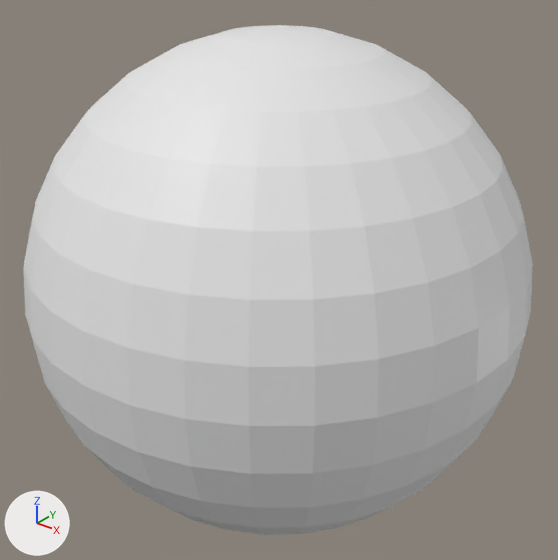
The OBJ model DirectXGame/Resources/sky/sky.obj as it was, and as the next commit left it.
Before and after are seen from a 50 mm lens placed at (1.801, -2.245, 1.393), pointed at (0.003, 0.002, 0.0). The lights are fixed; the arrows at lower left show +X, +Y and +Z. Where no turn or scale is listed for an object, it has been applied to the vertices.

Names of what the first picture shows: '球'.
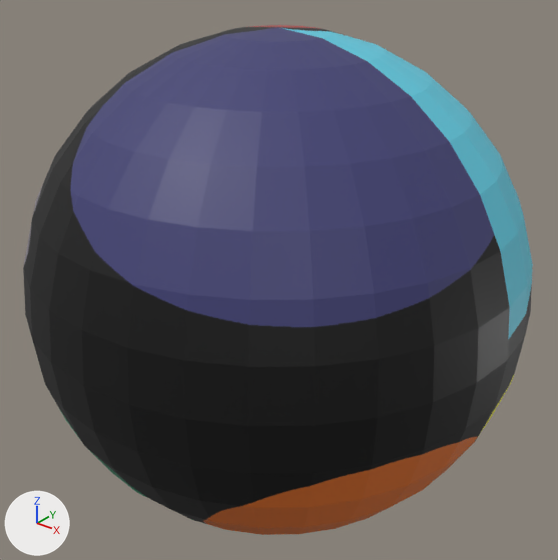
Changed parts and their boxes [x1, y1, x2, y2] in the pictures (558 x 560 px):
'球', recoloured: [23, 25, 533, 535] in both

The change, as a list of edits to the scene's bpy script:
```text
Add img_sky_png:
    img_sky_png = load_image('sky.png', 'sky.png', 1280, 1280, 'sRGB')
Add mat_マテリアル:
    mat_マテリアル = principled_material('マテリアル')
    mat_マテリアル.texture = img_sky_png
Change me_球:
    where me_球.from_pydata(...)  # 482 vertices, 512 faces; spans x -1.0..1.0, y -1.0..1.0, z -1.0..1.0
    add me_球.materials.append(mat_マテリアル)  # picture img_sky_png
```
